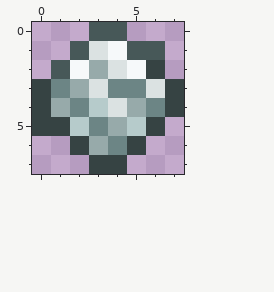
Pixel-art sprite: Items/Placeable/DamascusOre.png. Above: the version before the commit.
The file is 16x16 pixels, drawn in blocks of 2x2; one block is one cell here.
New version:
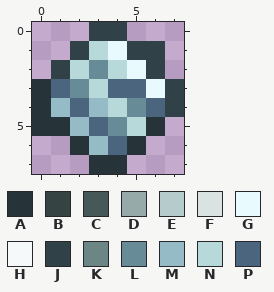
Palette (. is transparent): A #263439  B #364343  C #475858  D #97aaaa  E #b6cbcb  F #dbe2e2  G #e9faff  H #f6f9fa  J #304248  K #6c8585  L #678c98  M #95bbc6  N #b7d9d9  P #4b657e
Diff:
Changed rows in their new state; - is an unchanged pixel.
first column x 0:
0 ---JJ---
1 --JNGJJ-
2 -JNLNGJ-
3 APLNPPGJ
4 AMPMNLPJ
5 AAMPLNA-
6 --AMPA--
7 ---AA---
